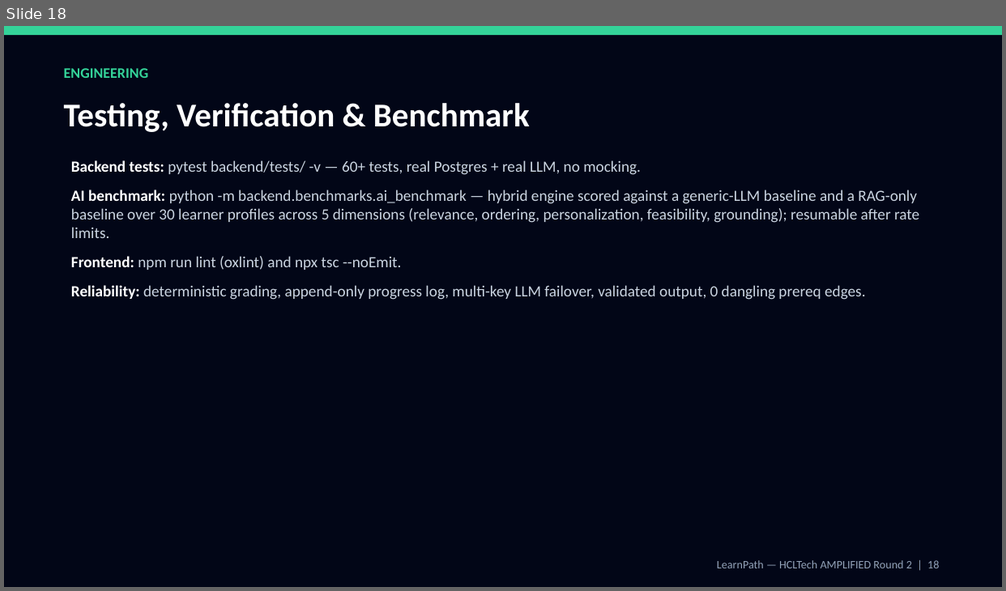
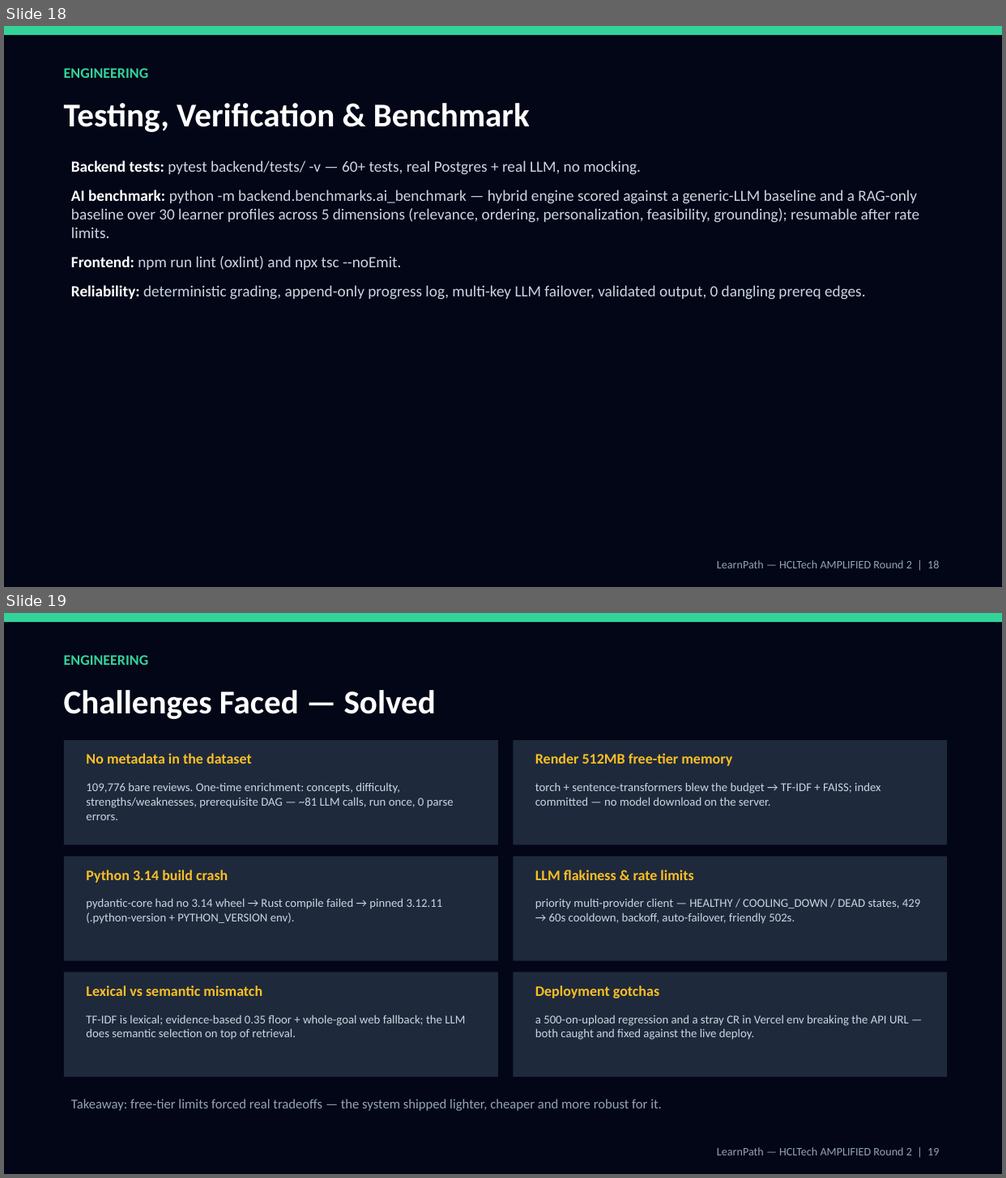
Before and after one commit to Jathin-24/LearnPath, a slide deck: LearnPath_Solution.pptx. Shown one above the other, each under a label of ours: slide 18 before the commit, slides 18 and 19 after it. The pictures are 1006x591 and 1006x1178 pixels, drawn with LibreOffice and Linux fonts; fonts in the diff are those of the drawing. Boxes give left, top, right and bottom in pixels: in the first picture for what was removed or moved away, otherwise in the second. Text is boxed around its words. In the diff, an @@ line names an element or a change of style, - is before the commit and + after.

Commit message:
Add Challenges Faced section to PDF and PPTX solution docs

```diff
--- a/LearnPath_Solution.pptx
+++ b/LearnPath_Solution.pptx
@@ slide 19 added at [4, 613, 1002, 1174], background #FFFFFF @@
@@ rectangle added at [4, 613, 1002, 1174], fill #020617 @@
@@ rectangle added at [4, 613, 1002, 622], fill #34D399 @@
@@ text added at [64, 655, 148, 665], 14 pt, text #34D399, bold @@
+ENGINEERING
@@ text added at [64, 690, 436, 719], 32 pt, text #FFFFFF, bold @@
+Challenges Faced — Solved
@@ rectangle added at [64, 740, 498, 845], fill #1E293B @@
@@ text added at [86, 753, 252, 764], 14 pt, text #FBBF24, bold @@
+No metadata in the dataset
@@ rectangle added at [513, 740, 948, 845], fill #1E293B @@
@@ text added at [535, 753, 732, 766], 14 pt, text #FBBF24, bold @@
+Render 512MB free-tier memory
@@ text added at [86, 782, 454, 820], 11.5 pt, text #CBD5E1 @@
+109,776 bare reviews. One-time enrichment: concepts, difficulty, strengths/weaknesses, prerequisite DAG — ~81 LLM calls, run once, 0 parse errors.
@@ text added at [535, 782, 880, 806], 11.5 pt, text #CBD5E1 @@
+torch + sentence-transformers blew the budget → TF-IDF + FAISS; index committed — no model download on the server.
@@ rectangle added at [64, 856, 498, 961], fill #1E293B @@
@@ text added at [86, 870, 228, 883], 14 pt, text #FBBF24, bold @@
+Python 3.14 build crash
@@ rectangle added at [513, 856, 948, 961], fill #1E293B @@
@@ text added at [535, 870, 693, 880], 14 pt, text #FBBF24, bold @@
+LLM flakiness & rate limits
@@ text added at [86, 898, 443, 924], 11.5 pt, text #CBD5E1 @@
+pydantic-core had no 3.14 wheel → Rust compile failed → pinned 3.12.11 (.python-version + PYTHON_VERSION env).
@@ text added at [535, 898, 920, 924], 11.5 pt, text #CBD5E1 @@
+priority multi-provider client — HEALTHY / COOLING_DOWN / DEAD states, 429 → 60s cooldown, backoff, auto-failover, friendly 502s.
@@ rectangle added at [64, 973, 498, 1077], fill #1E293B @@
@@ rectangle added at [513, 973, 948, 1077], fill #1E293B @@
@@ text added at [86, 986, 262, 996], 14 pt, text #FBBF24, bold @@
+Lexical vs semantic mismatch
@@ text added at [535, 986, 659, 999], 14 pt, text #FBBF24, bold @@
+Deployment gotchas
@@ text added at [86, 1015, 465, 1040], 11.5 pt, text #CBD5E1 @@
+TF-IDF is lexical; evidence-based 0.35 floor + whole-goal web fallback; the LLM does semantic selection on top of retrieval.
@@ text added at [535, 1015, 909, 1040], 11.5 pt, text #CBD5E1 @@
+a 500-on-upload regression and a stray CR in Vercel env breaking the API URL — both caught and fixed against the live deploy.
@@ text added at [71, 1099, 662, 1111], 13 pt, text #94A3B8 @@
+Takeaway: free-tier limits forced real tradeoffs — the system shipped lighter, cheaper and more robust for it.
@@ text added at [717, 1148, 939, 1156], 11 pt, text #94A3B8 @@
+LearnPath — HCLTech AMPLIFIED Round 2 | 19
```
Also in this commit, not shown: 1 slide changed, 1 other file.
